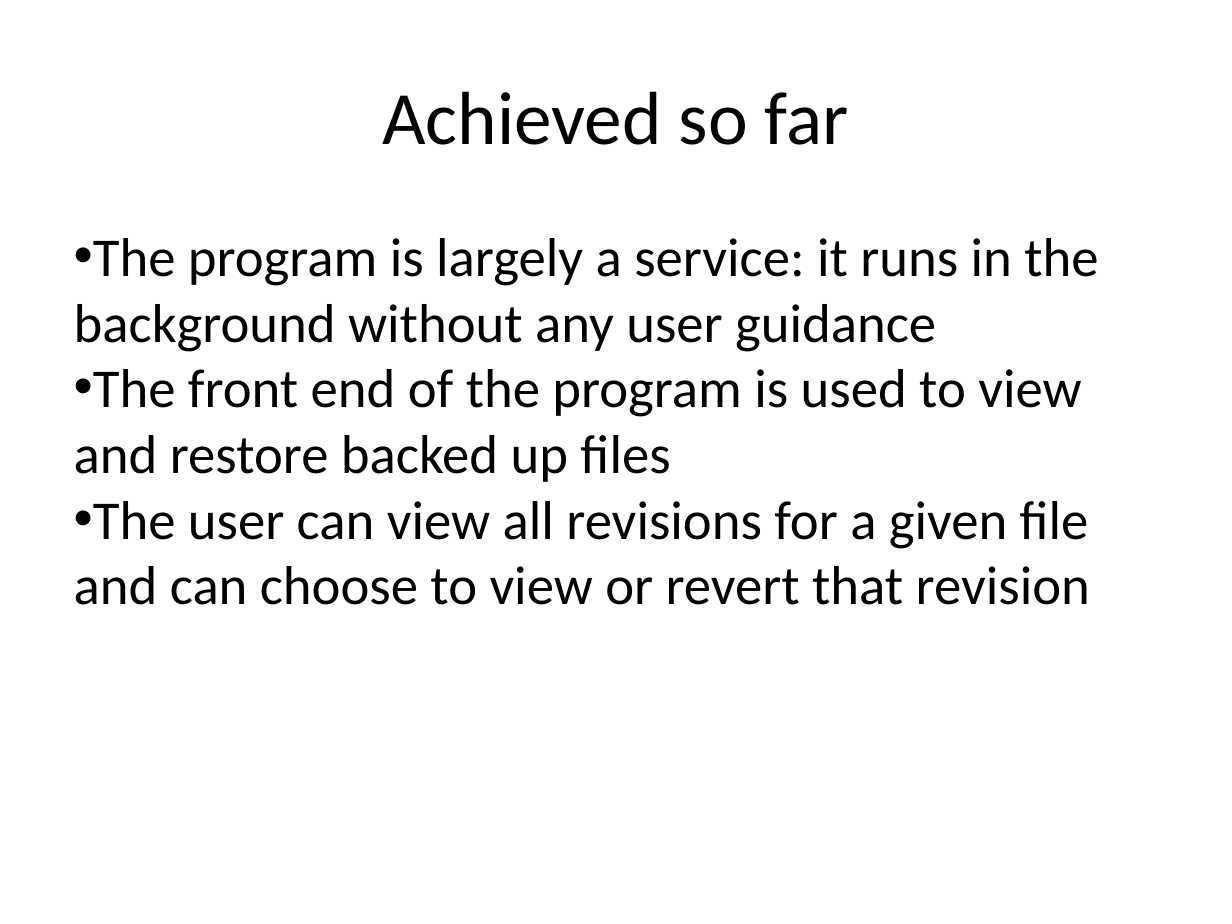
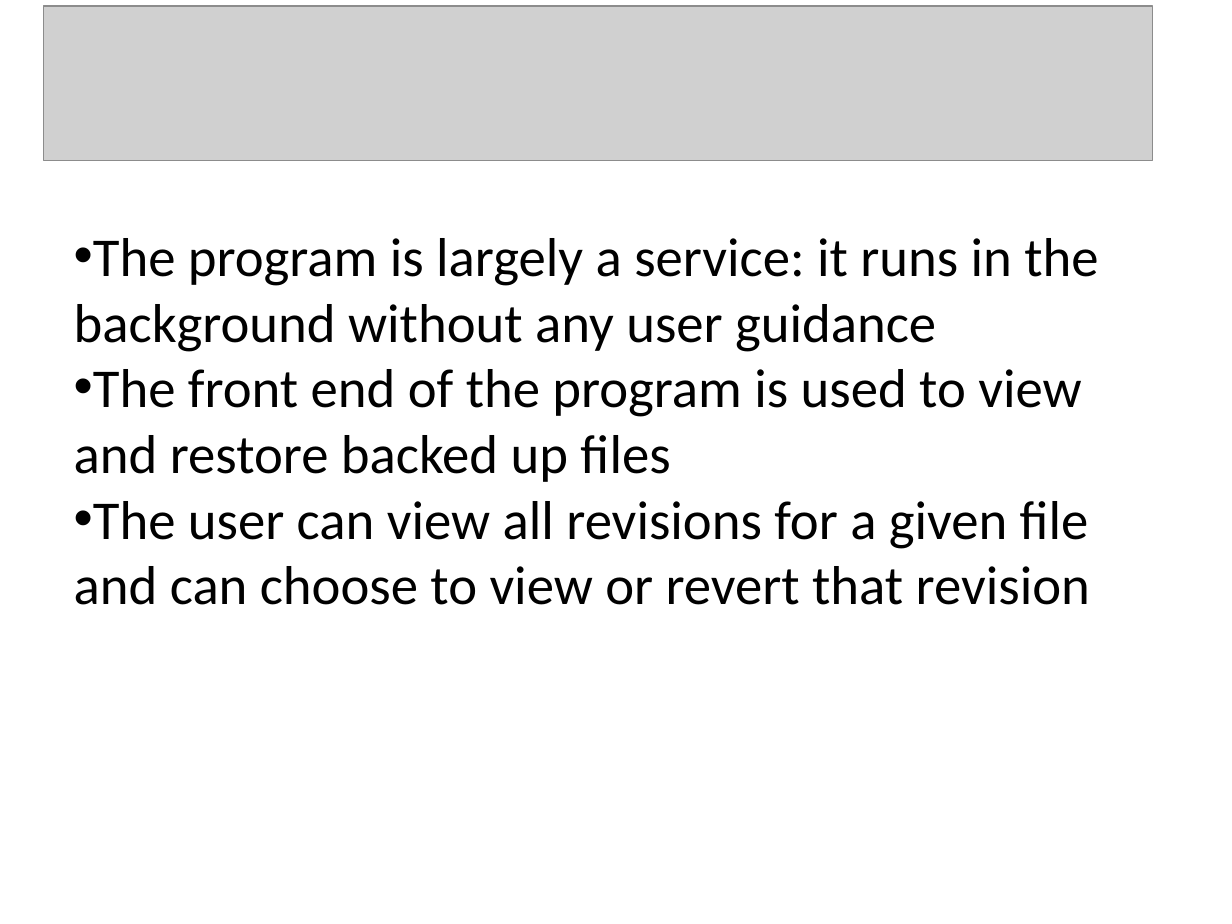
Before and after one commit to KatrinaHoffert/fbms, a slide deck: slide 8 of doc/milestone_6/final_presentation.pptx. Drawn at 1232x924 pixels with LibreOffice and Linux fonts; fonts in the diff are those of the drawing; grey boxes stand for pictures; background and template pictures are left out. Boxes give left, top, right and bottom in pixels: in the first picture for what was removed or moved away, otherwise in the second. Text is boxed around its words. In the diff, an @@ line names an element or a change of style, - is before the commit and + after.

```diff
--- a/doc/milestone_6/final_presentation.pptx
+++ b/doc/milestone_6/final_presentation.pptx
@@ picture added at bbox=[43, 6, 1152, 160] @@
@@ text removed at bbox=[382, 91, 849, 145] @@
-Achieved so far
```
Also in this commit, not shown: 15 other slides changed, 1 slide added, 1 slide removed.
